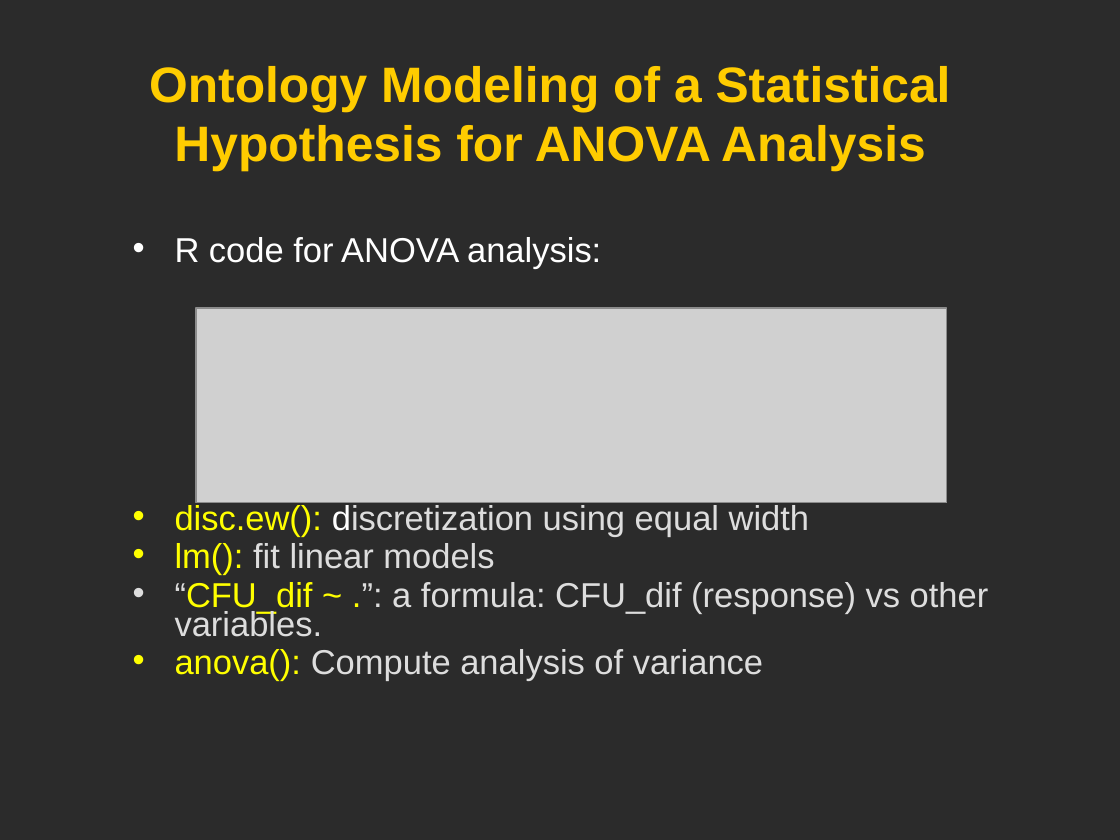
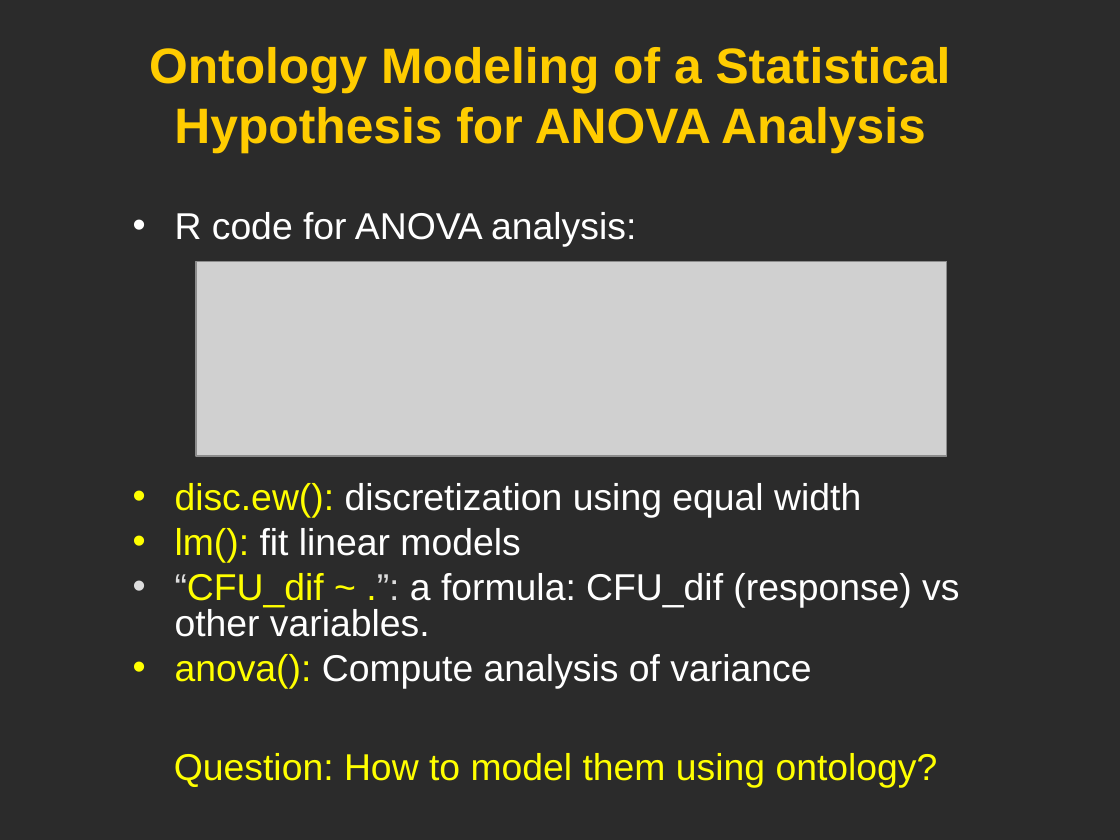
Before and after one commit to obi-ontology/obi-legacy-svn, a slide deck: slide 15 of trunk/docs/developer/use cases/Vaccine_usercase_Vancouver2010.ppt. Drawn at 1120x840 pixels with LibreOffice and Linux fonts; fonts in the diff are those of the drawing; grey boxes stand for pictures; background and template pictures are left out; a plain dark background stands for a picture behind light text. Boxes give left, top, right and bottom in pixels: in the first picture for what was removed or moved away, otherwise in the second. Text is boxed around its words. In the diff, an @@ line names an element or a change of style, - is before the commit and + after.

```diff
--- a/trunk/docs/developer/use cases/Vaccine_usercase_Vancouver2010.ppt
+++ b/trunk/docs/developer/use cases/Vaccine_usercase_Vancouver2010.ppt
@@ title "Ontology Modeling of a Statistical ...": place and size @@
-title "Ontology Modeling of a Statistical ..." at bbox=[149, 66, 951, 172]
+title "Ontology Modeling of a Statistical ..." at bbox=[149, 47, 951, 153]
@@ text "R code for ANOVA analysis:": place and size @@
-text "R code for ANOVA analysis:" at bbox=[175, 237, 989, 681]
+text "R code for ANOVA analysis:" at bbox=[175, 212, 959, 689]
@@ text "R code for ANOVA analysis:" at bbox=[175, 212, 959, 689]: size 22.2 to 24 pt; text colour #DDDDDD to #FFFFFF in "discretization using equal width", "fit linear models", "a formula: CFU_dif (response) vs other variables.", "Compute analysis of variance"; line spacing 0.7 to 0.8 @@
@@ picture: place and size @@
-picture at bbox=[196, 308, 946, 503]
+picture at bbox=[196, 261, 946, 456]
@@ text added at bbox=[174, 753, 938, 788], 24 pt, text #FFFF00 @@
+Question: How to model them using ontology?
```
Also in this commit, not shown: 3 other slides changed.
